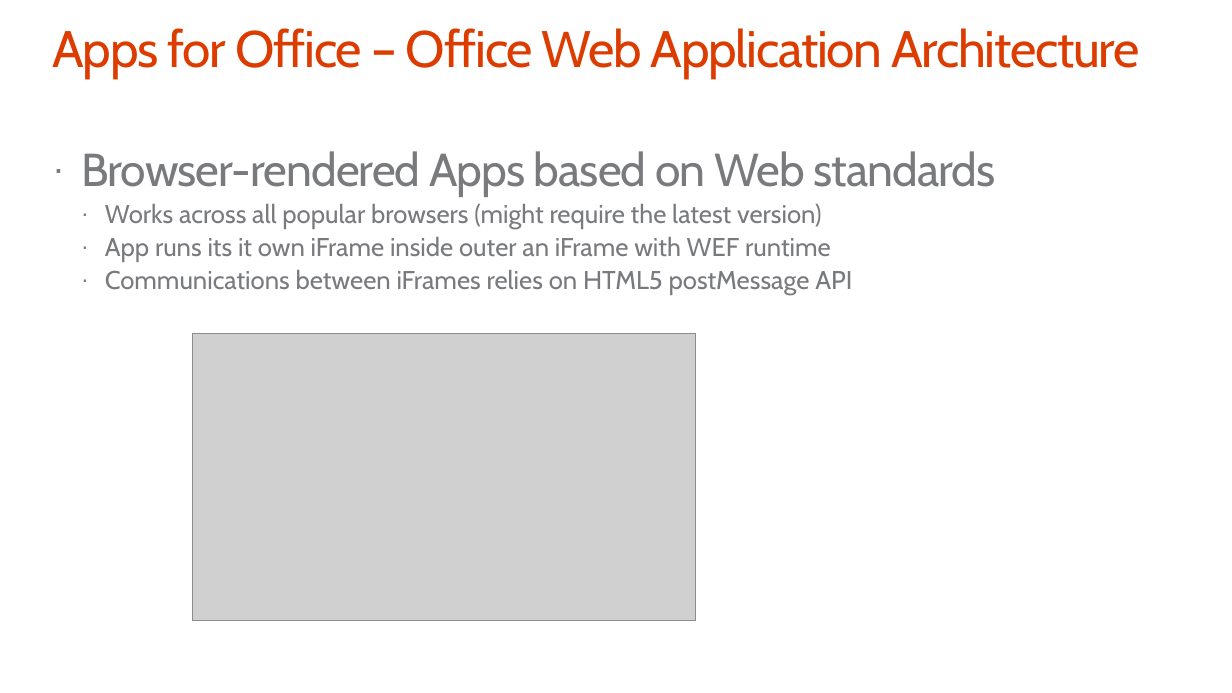
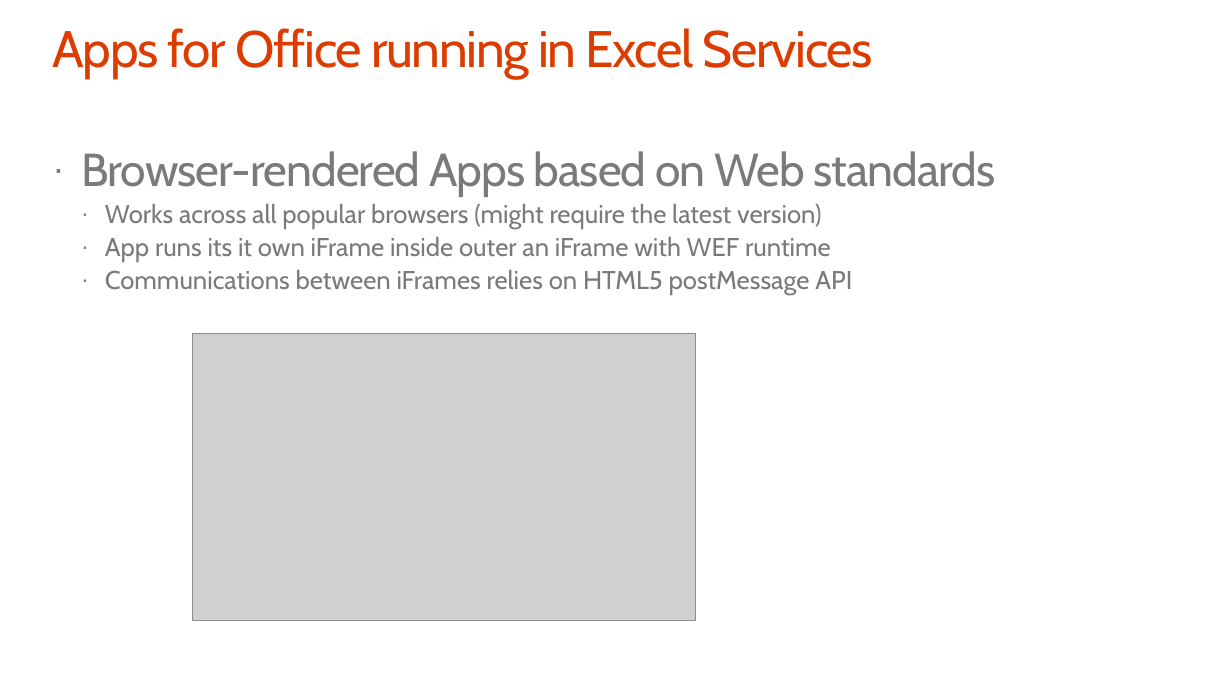
Before and after one commit to OfficeDev/TrainingContent, a slide deck: slide 8 of O3652-4 Deep Dive Apps for Office in Excel/O3652-4 Deep Dive into Apps for Office in Excel.pptx (slide 9 before the commit). Drawn at 1232x693 pixels with LibreOffice and Linux fonts; fonts in the diff are those of the drawing; grey boxes stand for pictures; background and template pictures are left out. Boxes give left, top, right and bottom in pixels: in the first picture for what was removed or moved away, otherwise in the second. Text is boxed around its words. In the diff, an @@ line names an element or a change of style, - is before the commit and + after.

```diff
--- a/O3652-4 Deep Dive Apps for Office in Excel/O3652-4 Deep Dive into Apps for Office in Excel.pptx
+++ b/O3652-4 Deep Dive Apps for Office in Excel/O3652-4 Deep Dive into Apps for Office in Excel.pptx
@@ title at (x1=52, y1=28, x2=873, y2=78): text changed @@
-Apps for Office – Office Web Application Architecture
+Apps for Office running in Excel Services
```
Also in this commit, not shown: 7 other slides changed, 19 slides added, 22 slides removed, 1 other file.
